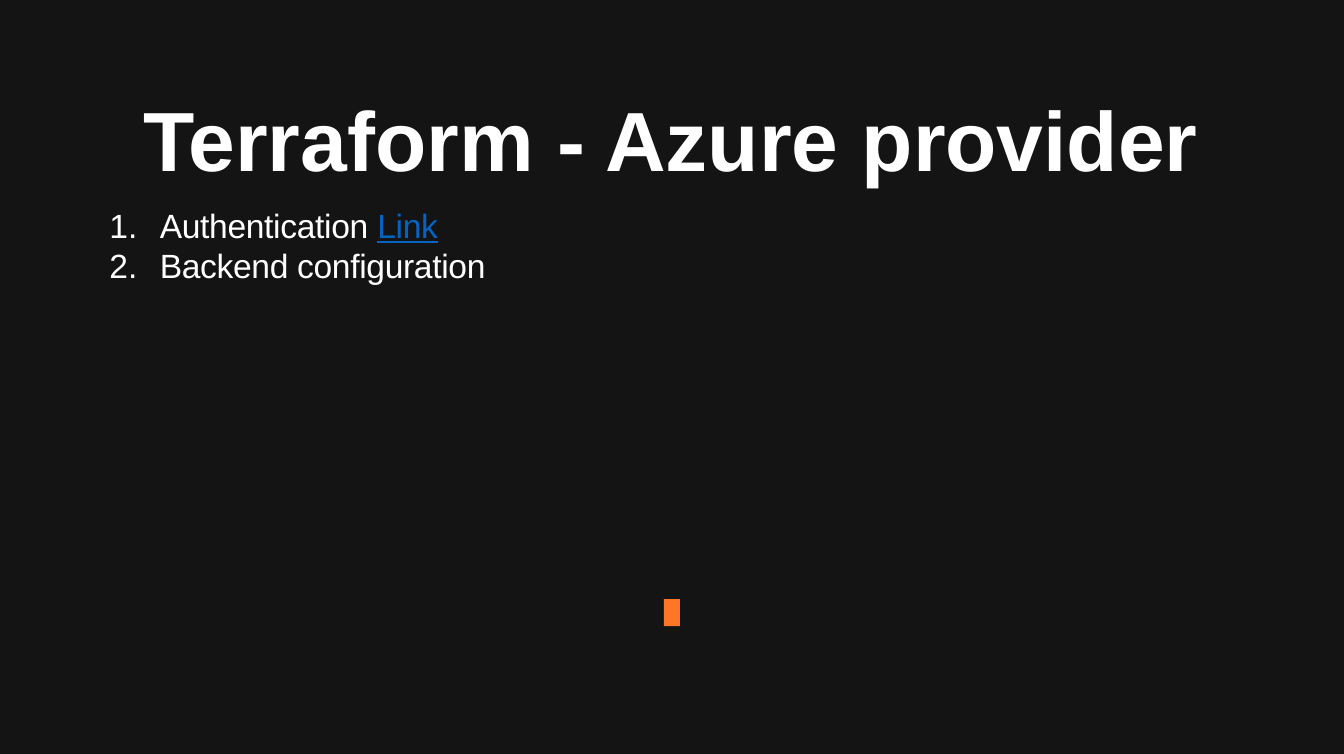
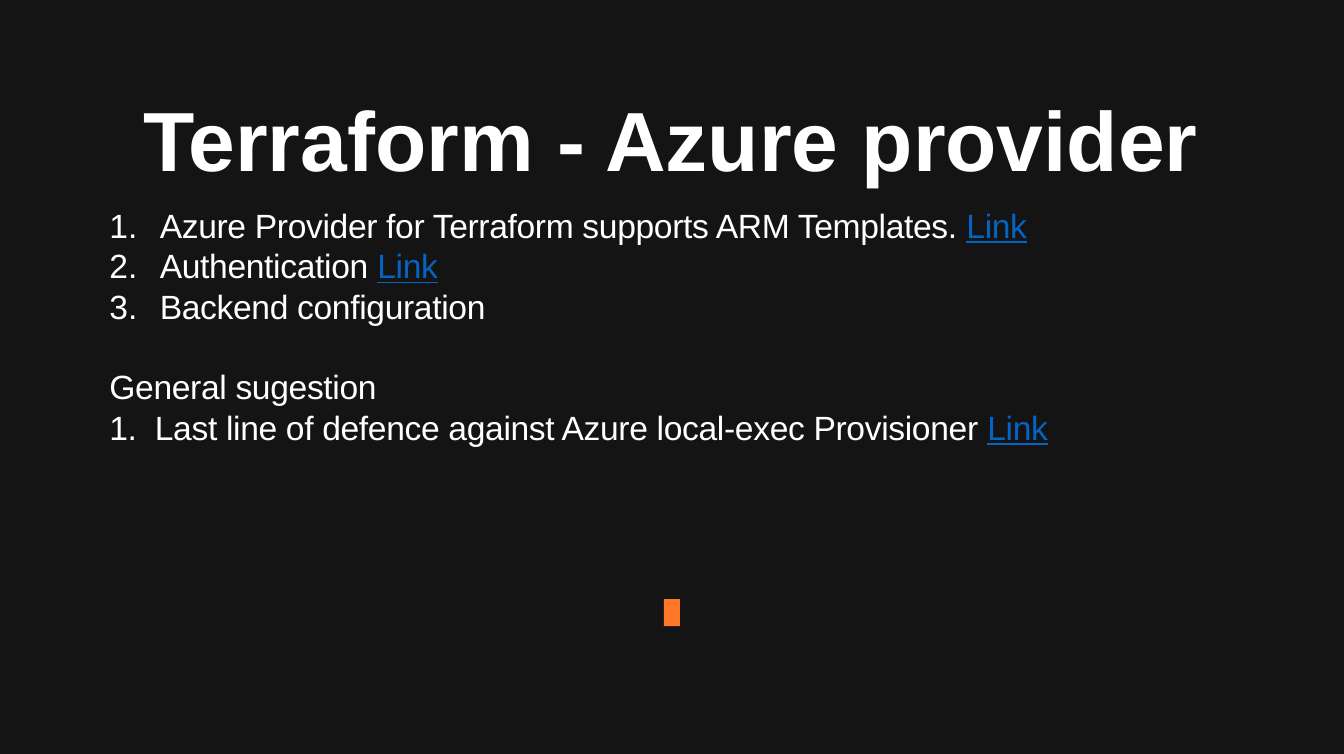
Before and after one commit to Beczka/DevOps, a slide deck: slide 15 of Terraform/Terraform.pptx. Drawn at 1344x754 pixels with LibreOffice and Linux fonts; fonts in the diff are those of the drawing. Boxes give left, top, right and bottom in pixels: in the first picture for what was removed or moved away, otherwise in the second. Text is boxed around its words. In the diff, an @@ line names an element or a change of style, - is before the commit and + after.

```diff
--- a/Terraform/Terraform.pptx
+++ b/Terraform/Terraform.pptx
@@ text at (x1=160, y1=213, x2=1027, y2=244): paragraph added @@
+1. Azure Provider for Terraform supports ARM Templates. Link
@@ text at (x1=109, y1=374, x2=1048, y2=446): paragraphs added @@
+General sugestion
+1. Last line of defence against Azure local-exec Provisioner Link
```
Also in this commit, not shown: 5 other slides changed, 1 slide added, 36 other files.
